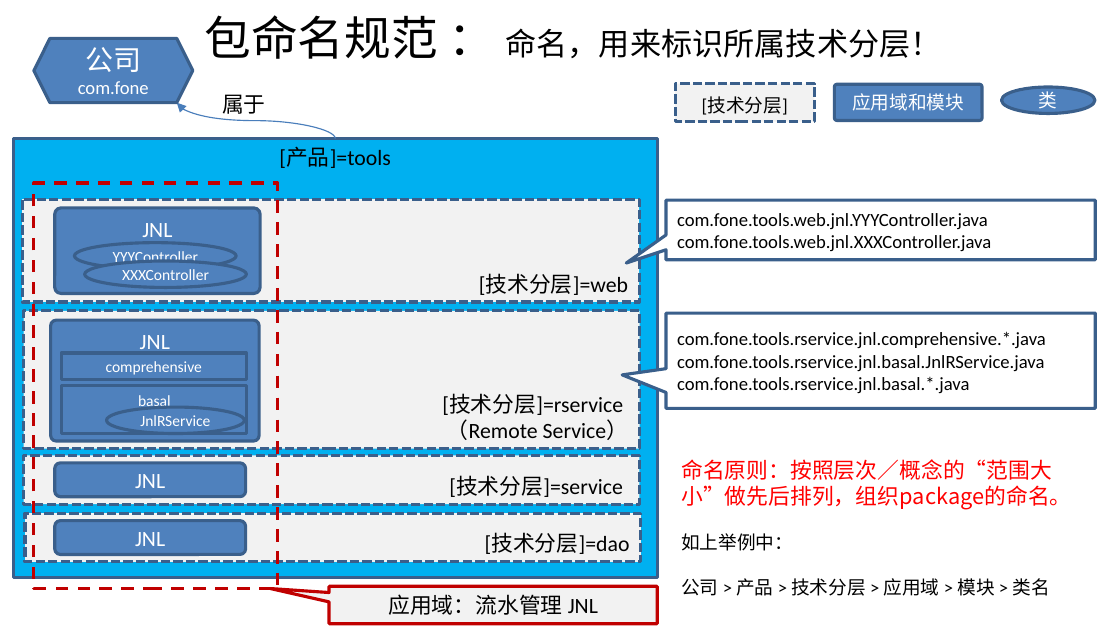
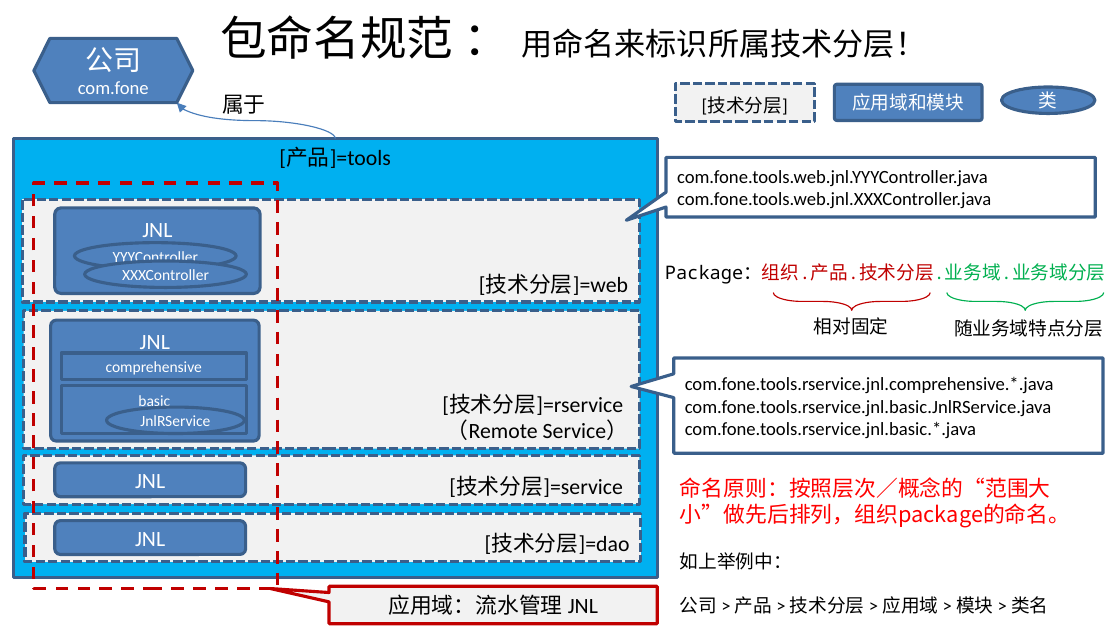
Before and after one commit to shiyunlai/tistools, a slide deck: slide 16 of TIStools.pptx. Drawn at 1120x630 pixels with LibreOffice and Linux fonts; fonts in the diff are those of the drawing. Boxes give left, top, right and bottom in pixels: in the first picture for what was removed or moved away, otherwise in the second. Text is boxed around its words. In the diff, an @@ line names an element or a change of style, - is before the commit and + after.

Commit message:
更改package规范后，重新生成om模块代码

```diff
--- a/TIStools.pptx
+++ b/TIStools.pptx
@@ text at [220, 15, 926, 59]: text changed @@
-包命名规范 ： 命名，用来标识所属技术分层！
+包命名规范 ： 用命名来标识所属技术分层！
@@ speech box "com.fone.tools.web.jnl.YYYController.java": place and size @@
-speech box "com.fone.tools.web.jnl.YYYController.java" at [666, 200, 1095, 260]
+speech box "com.fone.tools.web.jnl.YYYController.java" at [666, 158, 1095, 217]
@@ group added at [665, 263, 1105, 337]: 3 texts, 2 left braces @@
+Package：组织.产品.技术分层.业务域.业务域分层
+相对固定
+随业务域特点分层
@@ speech box "com.fone.tools.rservice.jnl.comprehensive.*.java": place and size @@
-speech box "com.fone.tools.rservice.jnl.comprehensive.*.java" at [666, 314, 1095, 409]
+speech box "com.fone.tools.rservice.jnl.comprehensive.*.java" at [674, 358, 1103, 454]
@@ speech box "com.fone.tools.rservice.jnl.comprehensive.*.java" at [674, 358, 1103, 454]: proportions changed @@
@@ text in rectangle at [138, 395, 170, 410]: text changed @@
-basal
+basic
@@ text in speech box at [685, 400, 1051, 438]: text changed @@
-com.fone.tools.rservice.jnl.basal.JnlRService.java
-com.fone.tools.rservice.jnl.basal.*.java
+com.fone.tools.rservice.jnl.basic.JnlRService.java
+com.fone.tools.rservice.jnl.basic.*.java
@@ text "命名原则：按照层次／概念的“范围大小”做先后排列，组织package的命名。": place and size @@
-text "命名原则：按照层次／概念的“范围大小”做先后排列，组织package的命名。" at [681, 459, 1071, 596]
+text "命名原则：按照层次／概念的“范围大小”做先后排列，组织package的命名。" at [680, 477, 1070, 614]
```
Also in this commit, not shown: 59 other files.
